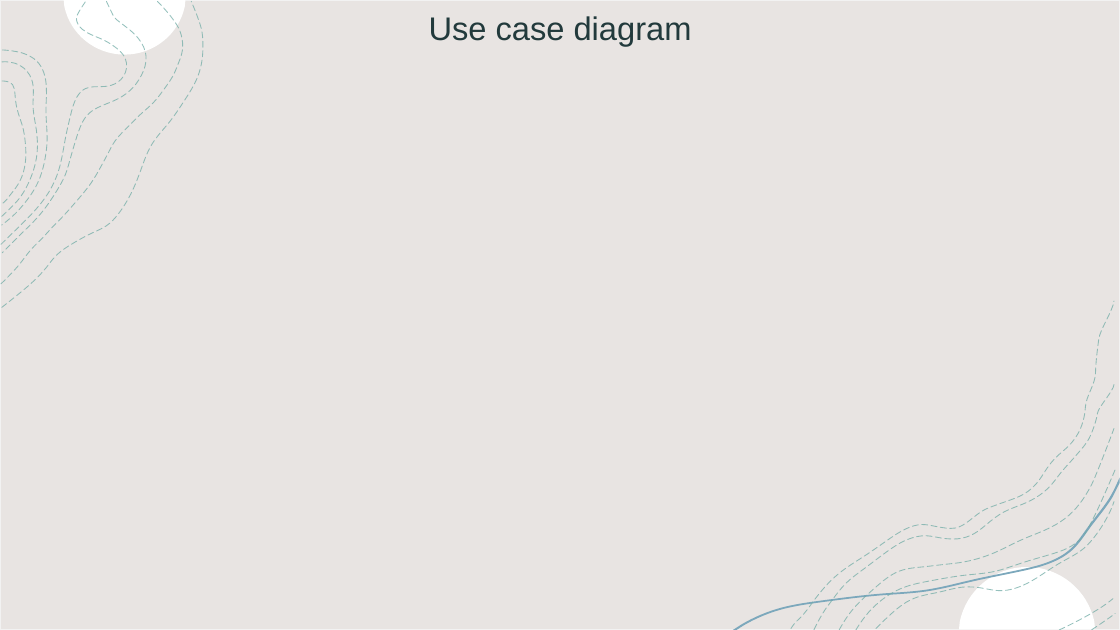
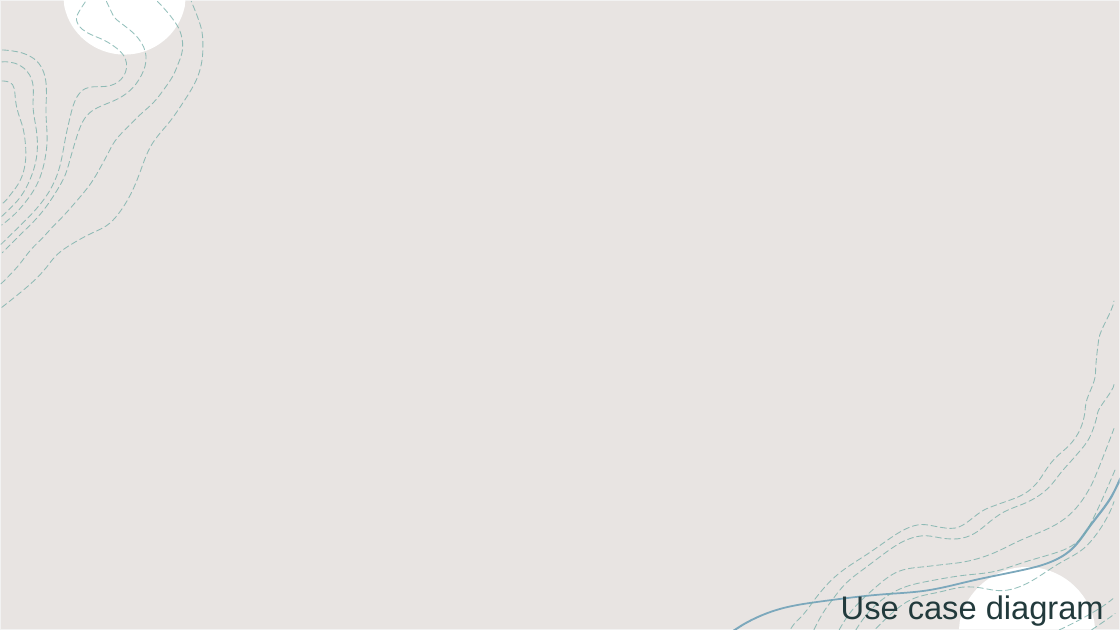
Before and after one commit to ibu2000/OOP2-Kursov-proekt, a slide deck: slide 5 of Presentation/Presentation.pptx. Drawn at 1120x630 pixels with LibreOffice and Linux fonts; fonts in the diff are those of the drawing; background and template pictures are left out. Boxes give left, top, right and bottom in pixels: in the first picture for what was removed or moved away, otherwise in the second. Text is boxed around its words. In the diff, an @@ line names an element or a change of style, - is before the commit and + after.

```diff
--- a/Presentation/Presentation.pptx
+++ b/Presentation/Presentation.pptx
@@ title "Use case diagram": place and size @@
-title "Use case diagram" at bbox=[429, 16, 692, 46]
+title "Use case diagram" at bbox=[841, 592, 1104, 624]
```
Also in this commit, not shown: 5 slides added, 1 other file.
